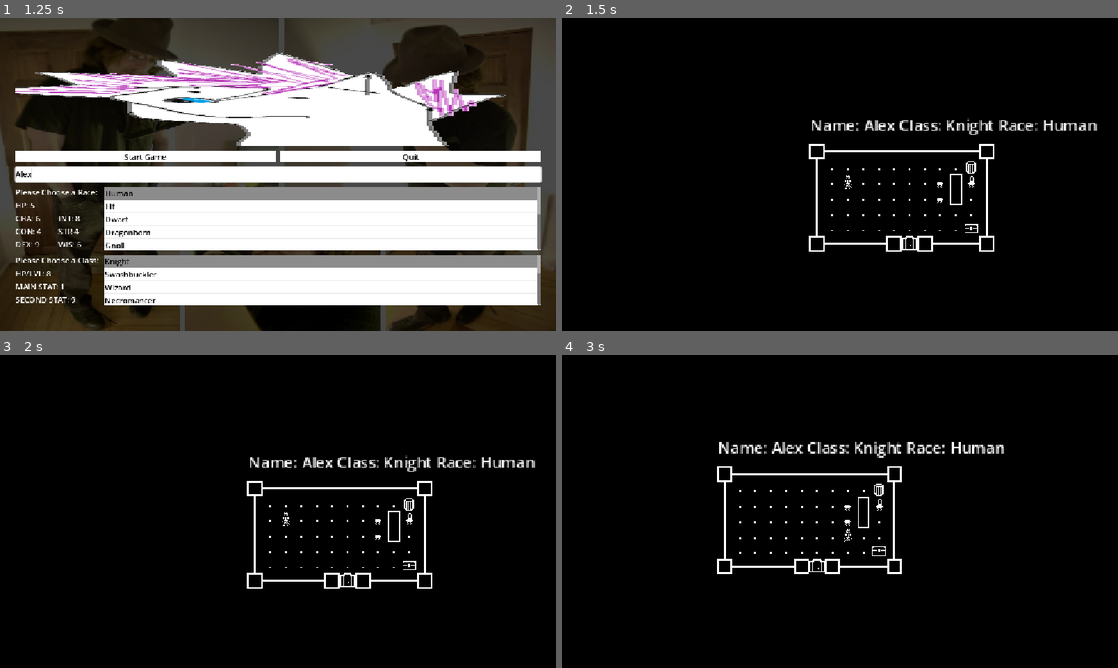
Above: before the commit, frames 1-4 (two rows, left to right).
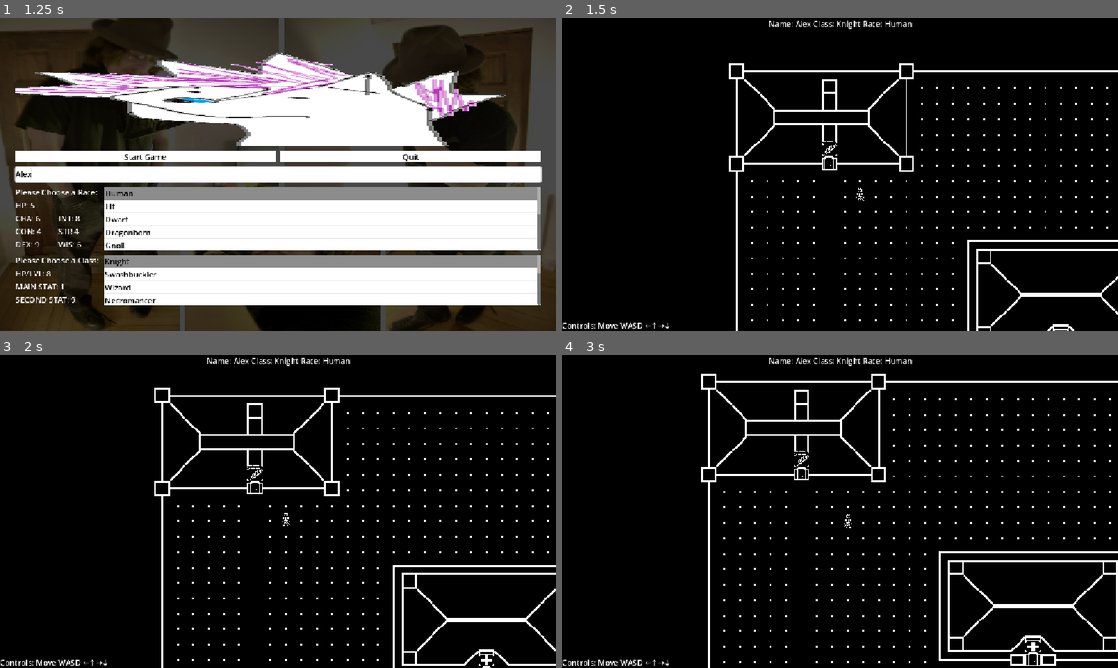
Above: after the commit, the same moments.

Repository: JohnScuzzman/Gnoll-Pointer-Godot-Game
Game: Godot game, scene res://level/main_menu.tscn
Same seed, same stepped clock (60 frames per second), same inputs: the game is played once before the commit and once after it.
Inputs (mouse positions are in pixels of both pictures, inside the frame that each line leads up to):
- Up to frame 1 (1.25 s): click (278, 174) at 0.52 s; type "Alex" at 0.6 s
- Up to frame 2 (1.5 s): click "Start Game" at 1.25 s
- Up to frame 3 (2 s): no input
- Up to frame 4 (3 s): hold D (right) 2.03-2.78 s; hold S (down) from 2.78 s (still down)

Frame 1 is identical in both runs. In frame 2, 5.7% of the frame differs, in the area x 0-100%, y 0-100%; in frame 3, 5.6%; in frame 4, 6.6%.

Commit message:
GameLoop Optimization

Diff:
--- /dev/null
+++ b/entity/enemy.gd
@@ -0,0 +1,7 @@
+extends RigidBody2D
+
+func _ready():
+	add_to_group("enemy")
+
+func on_hit():
+	print("Modify enemy attribute")
--- /dev/null
+++ b/entity/enemy_example.tscn
@@ -0,0 +1,18 @@
+[gd_scene format=3 uid="uid://c8xr027art8oh"]
+
+[ext_resource type="Texture2D" uid="uid://dwckgs3uers3y" path="res://art/PlayerSprites/DragonbornCaster.png" id="1_ii74y"]
+[ext_resource type="Script" uid="uid://bkcyj07u6insp" path="res://entity/enemy.gd" id="1_six12"]
+
+[sub_resource type="RectangleShape2D" id="RectangleShape2D_yh4yq"]
+size = Vector2(16, 16)
+
+[node name="EnemyExample" type="RigidBody2D" unique_id=738268757]
+
+[node name="Sprite2D" type="Sprite2D" parent="." unique_id=1387523516]
+texture = ExtResource("1_ii74y")
+offset = Vector2(8, 8)
+script = ExtResource("1_six12")
+
+[node name="CollisionShape2D" type="CollisionShape2D" parent="." unique_id=1280890054]
+position = Vector2(8, 8)
+shape = SubResource("RectangleShape2D_yh4yq")
--- a/entity/player.gd
+++ b/entity/player.gd
@@ -1,57 +1,42 @@
 extends BaseEntity
 
-@export var walk_cooldown : float = 0.1
 @export var tile_size : float = 16
 
 @onready var sprite = $Sprite2D
-@onready var timer = $Timer
+@onready var shape_cast: ShapeCast2D = $ShapeCast2D
 
-var can_move: bool = true
-var hitbox_tile_size : float
+func try_move_or_colide(input_direction):
+	var new_player_position: Vector2
 
-func _ready() -> void:
-	# Margin to avoid clipping through collisions
-	hitbox_tile_size = tile_size - 7
+	shape_cast.target_position = Vector2.ZERO
+	shape_cast.force_shapecast_update()
 
-func _physics_process(delta: float) -> void:
-	var input_direction = Vector2(
-			Input.get_action_strength("right") - Input.get_action_strength("left"),
-			Input.get_action_strength("down") - Input.get_action_strength("up")
-		)
+	if (input_direction.x < 0):
+		sprite.flip_h = false
+		shape_cast.target_position = Vector2(-(tile_size / 2), 0)
+		new_player_position = get_rounded_vector2(global_position.x - tile_size, global_position.y)
+	elif (input_direction.x > 0):
+		sprite.flip_h = true
+		shape_cast.target_position = Vector2((tile_size / 2), 0)
+		new_player_position = get_rounded_vector2(global_position.x + tile_size, global_position.y)
+	elif (input_direction.y < 0):
+		shape_cast.target_position = Vector2(0, -(tile_size / 2))
+		new_player_position = get_rounded_vector2(global_position.x, global_position.y - tile_size)
+	elif (input_direction.y > 0):
+		shape_cast.target_position = Vector2(0, (tile_size / 2))
+		new_player_position = get_rounded_vector2(global_position.x, global_position.y + tile_size)
 
-	if can_move == true && input_direction != Vector2.ZERO:
-		timer.start(walk_cooldown)
+	shape_cast.force_shapecast_update()
 
-		var target_position: Vector2
-		if (input_direction.x < 0):
-			sprite.flip_h = false
-			target_position = Vector2(global_position.x - hitbox_tile_size, global_position.y)
-		elif (input_direction.x > 0):
-			sprite.flip_h = true
-			target_position = Vector2(global_position.x + hitbox_tile_size, global_position.y)
-		elif (input_direction.y < 0):
-			target_position = Vector2(global_position.x, global_position.y - hitbox_tile_size)
-		elif (input_direction.y > 0):
-			target_position = Vector2(global_position.x, global_position.y + hitbox_tile_size)
-		can_move = false
+	if shape_cast.is_colliding():
+		return shape_cast.get_collider(0)
+	else:
+		global_position = new_player_position
 
-		var distance_to_target = position.distance_to(target_position)
-		if distance_to_target > 0:
-			# Move velocity directly towards target
-			velocity = position.direction_to(target_position) * 100000
+	return null
 
-			# If speed will overshoot, cap it exactly at the target
-			if distance_to_target < velocity.length() * delta:
-				velocity = Vector2.ZERO
-				position = target_position
+func get_rounded_vector2(x, y) -> Vector2:
+	return Vector2(round(x / tile_size) * tile_size, round(y / tile_size) * tile_size)
 
-		move_and_slide()
-
-		# Snap the character back to the nearest 16x16 tile
-		global_position = get_rounded_vector2(global_position)
-
-func get_rounded_vector2(position_value: Vector2) -> Vector2:
-	return Vector2(round(position_value.x / tile_size) * tile_size, round(position_value.y / tile_size) * tile_size)
-
-func _on_timer_timeout() -> void:
-	can_move = true
+func on_hit():
+	print("Modify player attribute")
--- a/entity/player.tscn
+++ b/entity/player.tscn
@@ -5,6 +5,9 @@
 
 [sub_resource type="RectangleShape2D" id="RectangleShape2D_yh4yq"]
 size = Vector2(16, 16)
+
+[sub_resource type="RectangleShape2D" id="RectangleShape2D_shqcg"]
+size = Vector2(8, 8)
 
 [node name="Player" type="CharacterBody2D" unique_id=1452170030]
 collision_layer = 3
@@ -19,6 +22,9 @@
 position = Vector2(8, 8)
 shape = SubResource("RectangleShape2D_yh4yq")
 
-[node name="Timer" type="Timer" parent="." unique_id=411373861]
+[node name="ShapeCast2D" type="ShapeCast2D" parent="." unique_id=544148854]
+position = Vector2(8, 8)
+shape = SubResource("RectangleShape2D_shqcg")
+target_position = Vector2(0, 0)
 
-[connection signal="timeout" from="Timer" to="." method="_on_timer_timeout"]
+[node name="RemoteTransform2D" type="RemoteTransform2D" parent="." unique_id=332676786]
--- a/level/game_level.gd
+++ b/level/game_level.gd
@@ -1,14 +1,61 @@
 extends Node2D
 
+@export var player_input_cooldown : float = 0.1
+@export var user_interface: CanvasLayer
+@export var main_camera: Camera2D
+
+@onready var player_input_cooldown_timer = $PlayerInputCooldown
+
+const PLAYER_SCENE = preload("res://entity/player.tscn")
+
+var player: BaseEntity
 var player_name
 var player_class
 var player_race
 
-@onready var debug_label = get_node("DebugLabel")
+var can_move: bool = true
 
 func _ready() -> void:
-	debug_label.text = "Name: " + str(player_name) + " Class: " + str(player_class) + " Race: " + str(player_race)
+	player = PLAYER_SCENE.instantiate()
+	player.global_position = Vector2(128,128)
+	add_child(player)
 
+	player.get_node("RemoteTransform2D").remote_path = main_camera.get_path()
 
+	print("This is where you would set stuff about the player")
+	user_interface.get_node("DebugLabel").text = "Name: " + str(player_name) + " Class: " + str(player_class) + " Race: " + str(player_race)
+
+func _unhandled_input(_event):
+	if ((Input.is_action_just_pressed("right") || Input.is_action_just_pressed("left") ||
+		Input.is_action_just_pressed("down") || Input.is_action_just_pressed("up")) &&
+		can_move == true):
+
+		var input_direction = Vector2(
+			Input.get_action_strength("right") - Input.get_action_strength("left"),
+			Input.get_action_strength("down") - Input.get_action_strength("up"))
+
+		if (input_direction != Vector2.ZERO):
+			can_move = false
+			player_input_cooldown_timer.start(player_input_cooldown)
+
+			var player_collision = player.try_move_or_colide(input_direction)
+			if (player_collision != null):
+				print(player_collision.name)
+				if player_collision.is_in_group("enemy"):
+					print("Colided with an enemy")
+
+					#This is just an example but basically do any sort of combat
+					#calculation with whoever is invovled
+					player_collision.on_hit()
+					player.on_hit()
+				else:
+					print("Colided with an obstacle")
+
+			print("End of turn")
+
+func _on_player_input_cooldown_timeout() -> void:
+	can_move = true
+
+# I Recomend moving this in a bar entity or whatever
 func _on_bar_trigger_body_entered(body: Node2D) -> void:
 	pass # Replace with function body.
--- a/level/game_level.tscn
+++ b/level/game_level.tscn
@@ -1,10 +1,10 @@
 [gd_scene format=4 uid="uid://cb6ie46724leb"]
 
 [ext_resource type="Script" uid="uid://ddw6bn2tg2aid" path="res://level/game_level.gd" id="1_komg3"]
-[ext_resource type="PackedScene" uid="uid://bmk6wpsll23fg" path="res://entity/player.tscn" id="2_komg3"]
 [ext_resource type="Script" uid="uid://c07owb2c8tb47" path="res://level/bar_trigger.gd" id="4_4sx37"]
 [ext_resource type="Script" uid="uid://c3gtb7w4pcxyt" path="res://level/customs_trigger.gd" id="4_rkxjk"]
 [ext_resource type="Texture2D" uid="uid://ckyrl2q2o2rcp" path="res://art/DungeonSprites/Dungeon_Spritesheet.png" id="4_ymwx8"]
+[ext_resource type="PackedScene" uid="uid://b3wtg51cfua7i" path="res://user_interface/user_interface.tscn" id="6_qf6wh"]
 [ext_resource type="Script" uid="uid://calv2h58el1mn" path="res://level/medic_trigger.gd" id="6_rkxjk"]
 
 [sub_resource type="TileSetAtlasSource" id="TileSetAtlasSource_komg3"]
@@ -206,14 +206,10 @@
 [sub_resource type="RectangleShape2D" id="RectangleShape2D_pw7k6"]
 size = Vector2(176, 96)
 
-[node name="GameLevel" type="Node2D" unique_id=379133356]
+[node name="GameLevel" type="Node2D" unique_id=379133356 node_paths=PackedStringArray("user_interface", "main_camera")]
 script = ExtResource("1_komg3")
-
-[node name="Player" parent="." unique_id=1452170030 groups=["Player"] instance=ExtResource("2_komg3")]
-position = Vector2(32, 32)
-
-[node name="RemoteTransform2D" type="RemoteTransform2D" parent="Player" unique_id=432562195]
-remote_path = NodePath("../../Camera2D")
+user_interface = NodePath("UserInterface")
+main_camera = NodePath("Camera2D")
 
 [node name="Avia\'s Customs" type="TileMapLayer" parent="." unique_id=751716932]
 z_index = -5
@@ -295,8 +291,8 @@
 position_smoothing_enabled = true
 position_smoothing_speed = 10.0
 
-[node name="DebugLabel" type="Label" parent="." unique_id=1583919719]
-offset_left = 1.0
-offset_top = -31.0
-offset_right = 41.0
-offset_bottom = -8.0
+[node name="UserInterface" parent="." unique_id=344285624 instance=ExtResource("6_qf6wh")]
+
+[node name="PlayerInputCooldown" type="Timer" parent="." unique_id=894838426]
+
+[connection signal="timeout" from="PlayerInputCooldown" to="." method="_on_player_input_cooldown_timeout"]
--- a/level/main_menu.gd
+++ b/level/main_menu.gd
@@ -1,22 +1,22 @@
 extends Control
 
-@onready var play_button = get_node("MainContainer/ButtonContainer/PlayButton")
-@onready var quit_button = get_node("MainContainer/ButtonContainer/QuitButton")
-@onready var class_item_list = get_node("MainContainer/SelectorContainer/ClassContainer/ClassItemList")
-@onready var race_item_list = get_node("MainContainer/SelectorContainer/RaceContainer/RaceItemList")
-@onready var name_text_edit = get_node("MainContainer/SelectorContainer/NameTextEdit")
+@export var play_button: Button
+@export var quit_button: Button
+@export var class_item_list: ItemList
+@export var race_item_list: ItemList
+@export var name_text_edit: TextEdit
 
-@onready var hp_lvl_value = get_node("MainContainer/SelectorContainer/ClassContainer/ClassStatContainer/HpLvlContainer/Value")
-@onready var main_stat_value = get_node("MainContainer/SelectorContainer/ClassContainer/ClassStatContainer/MainStatContainer/Value")
-@onready var second_stat_value = get_node("MainContainer/SelectorContainer/ClassContainer/ClassStatContainer/SecondStatContainer/Value")
+@export var hp_lvl_value: Label
+@export var main_stat_value: Label
+@export var second_stat_value: Label
 
-@onready var hp_value = get_node("MainContainer/SelectorContainer/RaceContainer/RaceStatContainer/StatContainer/StatRowContainer/HpContainer/Value")
-@onready var cha_value = get_node("MainContainer/SelectorContainer/RaceContainer/RaceStatContainer/StatContainer/StatRowContainer2/ChaContainer/Value")
-@onready var int_value = get_node("MainContainer/SelectorContainer/RaceContainer/RaceStatContainer/StatContainer/StatRowContainer2/IntContainer/Value")
-@onready var con_value = get_node("MainContainer/SelectorContainer/RaceContainer/RaceStatContainer/StatContainer/StatRowContainer3/ConContainer/Value")
-@onready var str_value = get_node("MainContainer/SelectorContainer/RaceContainer/RaceStatContainer/StatContainer/StatRowContainer3/StrContainer/Value")
-@onready var dex_value = get_node("MainContainer/SelectorContainer/RaceContainer/RaceStatContainer/StatContainer/StatRowContainer4/DexContainer/Value")
-@onready var wis_value = get_node("MainContainer/SelectorContainer/RaceContainer/RaceStatContainer/StatContainer/StatRowContainer4/WisContainer/Value")
+@export var hp_value: Label
+@export var cha_value: Label
+@export var int_value: Label
+@export var con_value: Label
+@export var str_value: Label
+@export var dex_value: Label
+@export var wis_value: Label
 
 func _ready() -> void:
 	class_item_list.select(0)
--- a/level/main_menu.tscn
+++ b/level/main_menu.tscn
@@ -20,7 +20,7 @@
 [sub_resource type="StyleBoxFlat" id="StyleBoxFlat_48gui"]
 bg_color = Color(0.5489626, 0.5489626, 0.54896253, 1)
 
-[node name="Main Menu" type="Control" unique_id=1492947255]
+[node name="Main Menu" type="Control" unique_id=1492947255 node_paths=PackedStringArray("play_button", "quit_button", "class_item_list", "race_item_list", "name_text_edit", "hp_lvl_value", "main_stat_value", "second_stat_value", "hp_value", "cha_value", "int_value", "con_value", "str_value", "dex_value", "wis_value")]
 layout_mode = 3
 anchors_preset = 15
 anchor_right = 1.0
@@ -28,6 +28,21 @@
 grow_horizontal = 2
 grow_vertical = 2
 script = ExtResource("1_q7hnt")
+play_button = NodePath("MainContainer/ButtonContainer/PlayButton")
+quit_button = NodePath("MainContainer/ButtonContainer/QuitButton")
+class_item_list = NodePath("MainContainer/SelectorContainer/ClassContainer/ClassItemList")
+race_item_list = NodePath("MainContainer/SelectorContainer/RaceContainer/RaceItemList")
+name_text_edit = NodePath("MainContainer/SelectorContainer/NameTextEdit")
+hp_lvl_value = NodePath("MainContainer/SelectorContainer/ClassContainer/ClassStatContainer/HpLvlContainer/Value")
+main_stat_value = NodePath("MainContainer/SelectorContainer/ClassContainer/ClassStatContainer/MainStatContainer/Value")
+second_stat_value = NodePath("MainContainer/SelectorContainer/ClassContainer/ClassStatContainer/SecondStatContainer/Value")
+hp_value = NodePath("MainContainer/SelectorContainer/RaceContainer/RaceStatContainer/StatContainer/StatRowContainer/HpContainer/Value")
+cha_value = NodePath("MainContainer/SelectorContainer/RaceContainer/RaceStatContainer/StatContainer/StatRowContainer2/ChaContainer/Value")
+int_value = NodePath("MainContainer/SelectorContainer/RaceContainer/RaceStatContainer/StatContainer/StatRowContainer2/IntContainer/Value")
+con_value = NodePath("MainContainer/SelectorContainer/RaceContainer/RaceStatContainer/StatContainer/StatRowContainer3/ConContainer/Value")
+str_value = NodePath("MainContainer/SelectorContainer/RaceContainer/RaceStatContainer/StatContainer/StatRowContainer3/StrContainer/Value")
+dex_value = NodePath("MainContainer/SelectorContainer/RaceContainer/RaceStatContainer/StatContainer/StatRowContainer4/DexContainer/Value")
+wis_value = NodePath("MainContainer/SelectorContainer/RaceContainer/RaceStatContainer/StatContainer/StatRowContainer4/WisContainer/Value")
 
 [node name="Panel" type="Panel" parent="." unique_id=160749929]
 layout_mode = 1
--- /dev/null
+++ b/user_interface/user_interface.tscn
@@ -0,0 +1,22 @@
+[gd_scene format=3 uid="uid://c12e8fhtnpdc5"]
+
+[node name="UserInterface" type="CanvasLayer" unique_id=344285624]
+
+[node name="DebugLabel" type="Label" parent="." unique_id=941189025]
+anchors_preset = 5
+anchor_left = 0.5
+anchor_right = 0.5
+offset_left = -20.0
+offset_right = 20.0
+offset_bottom = 23.0
+grow_horizontal = 2
+text = "Test"
+
+[node name="Controls" type="Label" parent="." unique_id=350376915]
+anchors_preset = 2
+anchor_top = 1.0
+anchor_bottom = 1.0
+offset_top = -23.0
+offset_right = 40.0
+grow_vertical = 0
+text = "Controls: Move WASD ←↑→↓"
Binary file removed: art/DungeonSprites/RoomTileset.png
Not shown, removed: art/DungeonSprites/RoomTileset.png.import
Not shown, added: entity/enemy.gd.uid
